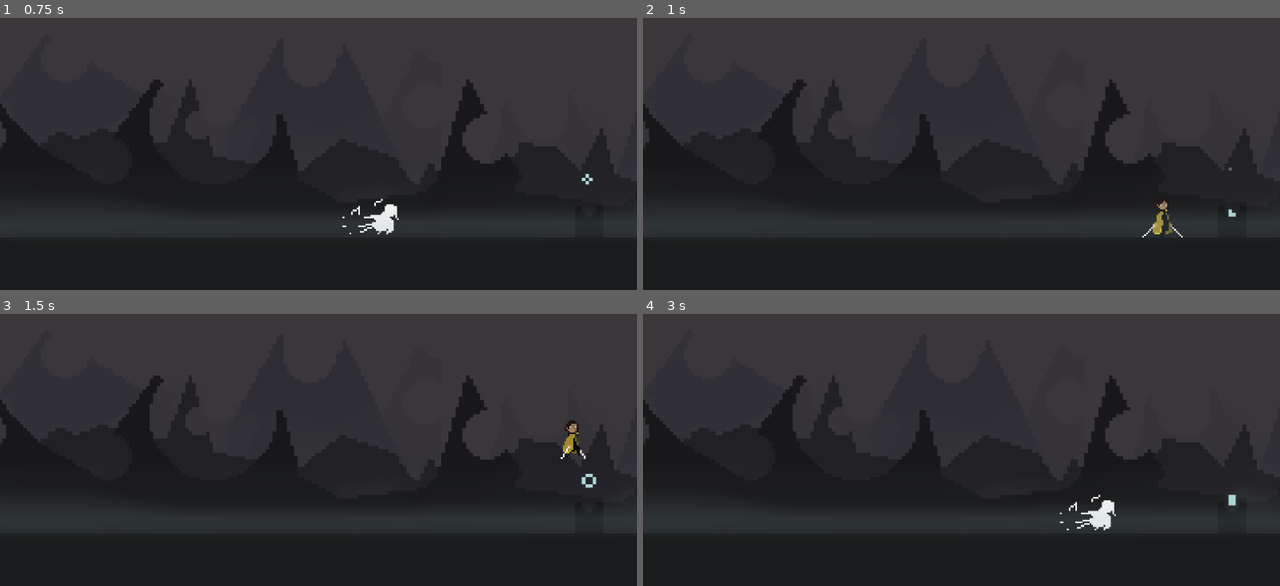
Above: before the commit, frames 1-4 (two rows, left to right).
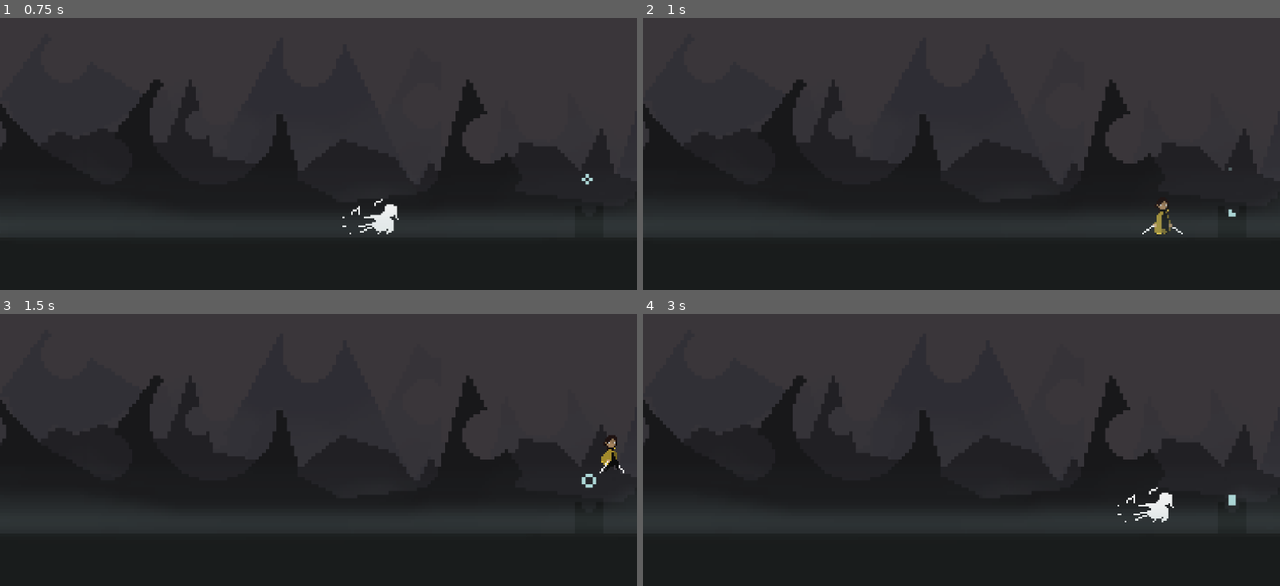
Above: after the commit, the same moments.

Repository: Dowsley/Dark
Game: Godot game, scene res://src/levels/PeaksOfLightning.tscn
Same seed, same stepped clock (60 frames per second), same inputs: the game is played once before the commit and once after it.
Inputs:
- Up to frame 1 (0.75 s): tap Enter at 0.5 s; hold Right (move_right) from 0.53 s (still down); hold X (run, bound only before the commit) from 0.53 s (still down); tap Shift (dash) at 0.6 s
- Up to frame 2 (1 s): keep holding Right (move_right); keep holding X (run, bound only before the commit); tap Up (jump) at 0.77 s
- Up to frame 3 (1.5 s): keep holding Right (move_right); tap Up (jump) at 1.07 s; release X (run, bound only before the commit) at 1.28 s; tap X (run, bound only before the commit) at 1.35 s
- Up to frame 4 (3 s): tap Up (jump) at 1.52, 1.55, 1.82, 2.1 s; release Right (move_right) at 2.03 s; hold Left (move_left) 2.03-2.78 s; tap Shift (dash) at 2.3, 2.85 s; hold Right (move_right) from 2.78 s (still down)

Frame 1 is identical in both runs. In frame 2, 0.1% of the frame differs, in the area x 78-85%, y 70-81%; in frame 3, 0.5%; in frame 4, 0.7%, in the area x 65-84%, y 63-80%.

Commit message:
Improve dash and Player FSM code

Diff:
--- a/project.godot
+++ b/project.godot
@@ -21,7 +21,6 @@
 
 [display]
 
-window/size/mode=2
 window/stretch/mode="viewport"
 
 [input]
@@ -41,11 +40,6 @@
 "events": [Object(InputEventKey,"resource_local_to_scene":false,"resource_name":"","device":-1,"window_id":0,"alt_press …(182 unchanged characters)…
 ]
 }
-run={
-"deadzone": 0.5,
-"events": [Object(InputEventKey,"resource_local_to_scene":false,"resource_name":"","device":-1,"window_id":0,"alt_pressed":false,"shift_pressed":false,"ctrl_pressed":false,"meta_pressed":false,"pressed":false,"keycode":0,"physical_keycode":88,"key_label":0,"unicode":120,"echo":false,"script":null)
-]
-}
 dash={
 "deadzone": 0.5,
 "events": [Object(InputEventKey,"resource_local_to_scene":false,"resource_name":"","device":-1,"window_id":0,"alt_press …(182 unchanged characters)…
--- a/src/entities/Player.gd
+++ b/src/entities/Player.gd
@@ -7,10 +7,9 @@
 	LEFT
 }
 
-@export var walk_speed := 20
-@export var run_speed := 50
+@export var walk_speed := 50
 @export var dash_speed := 200
-@export var jump_force := 80
+@export var jump_force := 70
 @export var gravity := 2.5
 @export_range(0.0, 1.0) var friction := 0.1
 @export_range(0.0 , 1.0) var acceleration := 0.25
--- a/src/entities/Player.tscn
+++ b/src/entities/Player.tscn
@@ -1,10 +1,9 @@
-[gd_scene load_steps=61 format=3 uid="uid://b5686bl0jqigf"]
+[gd_scene load_steps=60 format=3 uid="uid://b5686bl0jqigf"]
 
 [ext_resource type="Script" path="res://src/entities/Player.gd" id="1_2o48t"]
 [ext_resource type="Texture2D" uid="uid://cdhuh7c86q0bf" path="res://assets/The SwordMaster/Sword Master Sprite Sheet 90x37.png" id="2_1nu7f"]
 [ext_resource type="PackedScene" uid="uid://c3cs8ddklv1i2" path="res://src/entities/fsm/PlayerStateManager.tscn" id="3_h46af"]
 [ext_resource type="Script" path="res://src/entities/fsm/states/WalkState.gd" id="3_sp7vn"]
-[ext_resource type="Script" path="res://src/entities/fsm/states/RunState.gd" id="4_0rihi"]
 [ext_resource type="Script" path="res://src/entities/fsm/states/DashState.gd" id="5_wh1bf"]
 [ext_resource type="Script" path="res://src/entities/fsm/states/FallState.gd" id="6_0dldw"]
 [ext_resource type="Script" path="res://src/entities/fsm/states/JumpState.gd" id="7_wpo63"]
@@ -396,7 +395,7 @@
 "texture": SubResource("AtlasTexture_v8qta")
 }],
 "loop": true,
-"name": &"walk",
+"name": &"walk_slow",
 "speed": 10.0
 }]
 
@@ -412,7 +411,7 @@
 position = Vector2(9, -2)
 scale = Vector2(0.5, 0.5)
 sprite_frames = SubResource("SpriteFrames_wqxhw")
-animation = &"idle"
+animation = &"run"
 autoplay = "idle"
 
 [node name="PlayerStateManager" parent="." instance=ExtResource("3_h46af")]
@@ -425,18 +424,7 @@
 dash_node = NodePath("../DashState")
 idle_node = NodePath("../IdleState")
 walk_node = NodePath(".")
-run_node = NodePath("../RunState")
-animation_name = "walk"
-
-[node name="RunState" type="Node" parent="PlayerStateManager"]
-script = ExtResource("4_0rihi")
-jump_node = NodePath("../JumpState")
-fall_node = NodePath("../FallState")
-dash_node = NodePath("../DashState")
-idle_node = NodePath("../IdleState")
-walk_node = NodePath("../WalkState")
-run_node = NodePath(".")
-animation_name = "run"
+animation_name = "run_fast"
 
 [node name="DashState" type="Node" parent="PlayerStateManager"]
 script = ExtResource("5_wh1bf")
@@ -445,12 +433,11 @@
 dash_node = NodePath(".")
 idle_node = NodePath("../IdleState")
 walk_node = NodePath("../WalkState")
-run_node = NodePath("../RunState")
 animation_name = "dash"
 
 [node name="FallState" type="Node" parent="PlayerStateManager"]
 script = ExtResource("6_0dldw")
-run_node = NodePath("../RunState")
+dash_node = NodePath("../DashState")
 walk_node = NodePath("../WalkState")
 idle_node = NodePath("../IdleState")
 animation_name = "fall"
@@ -458,7 +445,7 @@
 [node name="JumpState" type="Node" parent="PlayerStateManager"]
 script = ExtResource("7_wpo63")
 fall_node = NodePath("../FallState")
-run_node = NodePath("../RunState")
+dash_node = NodePath("../DashState")
 walk_node = NodePath("../WalkState")
 idle_node = NodePath("../IdleState")
 animation_name = "jump"
@@ -468,6 +455,5 @@
 jump_node = NodePath("../JumpState")
 fall_node = NodePath("../FallState")
 walk_node = NodePath("../WalkState")
-run_node = NodePath("../RunState")
 dash_node = NodePath("../DashState")
 animation_name = "idle"
--- /dev/null
+++ b/src/entities/fsm/states/BaseMoveAirState.gd
@@ -0,0 +1,40 @@
+class_name BaseMoveAirState
+extends PlayerBaseState
+
+@export var dash_node: NodePath
+@export var walk_node: NodePath
+@export var idle_node: NodePath
+
+@onready var dash_state: BaseState = get_node(dash_node)
+@onready var walk_state: BaseState = get_node(walk_node)
+@onready var idle_state: BaseState = get_node(idle_node)
+
+func input(event: InputEvent) -> BaseState:
+	if Input.is_action_just_pressed("dash"):
+		return dash_state
+	return null
+
+func physics_process(delta: float) -> BaseState:
+	var motion := 0
+	if Input.is_action_pressed("move_left"):
+		motion = -1
+		player.set_sprite_dir(player.SPRITE_DIRS.LEFT)
+	elif Input.is_action_pressed("move_right"):
+		motion = 1
+		player.set_sprite_dir(player.SPRITE_DIRS.RIGHT)
+
+	player.velocity.y += player.gravity
+	player.velocity.x = lerp(
+		float(player.velocity.x),
+		float(motion * player.walk_speed),
+		float(player.acceleration if motion else player.friction)
+	)
+	player.move_and_slide()
+
+	if player.is_on_floor():
+		if motion != 0:
+			return walk_state
+		else:
+			return idle_state
+
+	return null
--- a/src/entities/fsm/states/BaseMoveState.gd
+++ b/src/entities/fsm/states/BaseMoveState.gd
@@ -6,14 +6,12 @@
 @export var dash_node: NodePath
 @export var idle_node: NodePath
 @export var walk_node: NodePath
-@export var run_node: NodePath
 
 @onready var jump_state: BaseState = get_node(jump_node)
 @onready var fall_state: BaseState = get_node(fall_node)
 @onready var idle_state: BaseState = get_node(idle_node)
 @onready var dash_state: BaseState = get_node(dash_node)
 @onready var walk_state: BaseState = get_node(walk_node)
-@onready var run_state: BaseState = get_node(run_node)
 
 func input(event: InputEvent) -> BaseState:
 	if Input.is_action_just_pressed("jump"):
@@ -25,25 +23,25 @@
 	return null
 
 func physics_process(delta: float) -> BaseState:
-	if !player.is_on_floor():
-		return fall_state
-
-	var move = get_movement_input()
-	if move < 0:
+	var motion := get_movement_input()
+	if motion < 0:
 		player.set_sprite_dir(player.SPRITE_DIRS.LEFT)
-	elif move > 0:
+	elif motion > 0:
 		player.set_sprite_dir(player.SPRITE_DIRS.RIGHT)
 
 	player.velocity.y += player.gravity
 	player.velocity.x = lerp(
 		float(player.velocity.x),
-		float(move * get_move_speed()),
-		float(player.acceleration if move else player.friction)
+		float(motion * get_move_speed()),
+		float(player.acceleration if motion else player.friction)
 	)
 	player.move_and_slide()
 
-	if move == 0:
+	if motion == 0:
 		return idle_state
+
+	if !player.is_on_floor():
+		return fall_state
 
 	return null
 
--- a/src/entities/fsm/states/DashState.gd
+++ b/src/entities/fsm/states/DashState.gd
@@ -24,6 +24,13 @@
 func get_movement_input() -> int:
 	return dash_direction
 
+func physics_process(delta: float) -> BaseState:
+	var new_state := super.physics_process(delta)
+	# Ignore fall state transition
+	if new_state and new_state != fall_state:
+		return new_state
+	return null
+
 # Track how long we've been dashing so we know when to exit
 func process(delta: float) -> BaseState:
 	current_dash_time -= delta
@@ -32,8 +39,6 @@
 		return null
 
 	if Input.is_action_pressed("move_left") or Input.is_action_pressed("move_right"):
-		if Input.is_action_pressed("run"):
-			return run_state
 		return walk_state
 	return idle_state
 
--- a/src/entities/fsm/states/FallState.gd
+++ b/src/entities/fsm/states/FallState.gd
@@ -1,12 +1,4 @@
-extends PlayerBaseState
-
-@export var run_node: NodePath
-@export var walk_node: NodePath
-@export var idle_node: NodePath
-
-@onready var run_state: BaseState = get_node(run_node)
-@onready var walk_state: BaseState = get_node(walk_node)
-@onready var idle_state: BaseState = get_node(idle_node)
+extends BaseMoveAirState
 
 func enter() -> void:
 	# We override any anim calls
@@ -14,21 +6,9 @@
 	pass
 
 func physics_process(delta: float) -> BaseState:
-	var motion := 0
-	if Input.is_action_pressed("move_left"):
-		motion = -1
-		player.set_sprite_dir(player.SPRITE_DIRS.LEFT)
-	elif Input.is_action_pressed("move_right"):
-		motion = 1
-		player.set_sprite_dir(player.SPRITE_DIRS.RIGHT)
-
-	player.velocity.y += player.gravity
-	#player.velocity.x = motion * player.walk_speed
-	player.velocity.x = lerp(
-		float(player.velocity.x),
-		float(motion * player.walk_speed),
-		float(player.acceleration if motion else player.friction))
-	player.move_and_slide()
+	var new_state := super.physics_process(delta)
+	if new_state:
+		return new_state
 
 	var exit_transition = Utils.is_number_in_range(
 		player.velocity.y,
@@ -38,9 +18,4 @@
 	if exit_transition:
 		player.animations.play("fall")
 
-	if player.is_on_floor():
-		if motion != 0:
-			return walk_state
-		else:
-			return idle_state
 	return null
--- a/src/entities/fsm/states/IdleState.gd
+++ b/src/entities/fsm/states/IdleState.gd
@@ -3,20 +3,16 @@
 @export var jump_node: NodePath
 @export var fall_node: NodePath
 @export var walk_node: NodePath
-@export var run_node: NodePath
 @export var dash_node: NodePath
 
 @onready var jump_state: BaseState = get_node(jump_node)
 @onready var fall_state: BaseState = get_node(fall_node)
 @onready var walk_state: BaseState = get_node(walk_node)
-@onready var run_state: BaseState = get_node(run_node)
 @onready var dash_state: BaseState = get_node(dash_node)
 
 
 func input(event: InputEvent) -> BaseState:
 	if Input.is_action_pressed("move_left") or Input.is_action_pressed("move_right"):
-		if Input.is_action_pressed("run"):
-			return run_state
 		return walk_state
 	elif Input.is_action_just_pressed("jump"):
 		return jump_state
--- a/src/entities/fsm/states/JumpState.gd
+++ b/src/entities/fsm/states/JumpState.gd
@@ -1,14 +1,8 @@
-extends PlayerBaseState
+extends BaseMoveAirState
 
 @export var fall_node: NodePath
-@export var run_node: NodePath
-@export var walk_node: NodePath
-@export var idle_node: NodePath
 
 @onready var fall_state: BaseState = get_node(fall_node)
-@onready var run_state: BaseState = get_node(run_node)
-@onready var walk_state: BaseState = get_node(walk_node)
-@onready var idle_state: BaseState = get_node(idle_node)
 
 func enter() -> void:
 	# This calls the base class enter function, which is necessary here
@@ -17,21 +11,9 @@
 	player.velocity.y = -player.jump_force
 
 func physics_process(delta: float) -> BaseState:
-	var motion := 0
-	if Input.is_action_pressed("move_left"):
-		motion = -1
-		player.set_sprite_dir(player.SPRITE_DIRS.LEFT)
-	elif Input.is_action_pressed("move_right"):
-		motion = 1
-		player.set_sprite_dir(player.SPRITE_DIRS.RIGHT)
-
-	player.velocity.y += player.gravity
-	player.velocity.x = lerp(
-		float(player.velocity.x),
-		float(motion * player.walk_speed),
-		float(player.acceleration if motion else player.friction)
-	)
-	player.move_and_slide()
+	var new_state := super.physics_process(delta)
+	if new_state:
+		return new_state
 
 	var enter_transition = Utils.is_number_in_range(
 		player.velocity.y,
@@ -44,9 +26,4 @@
 	if player.velocity.y > 0:
 		return fall_state
 
-	if player.is_on_floor():
-		if motion != 0:
-			return walk_state
-		else:
-			return idle_state
 	return null
--- a/src/entities/fsm/states/RunState.gd
+++ /dev/null
@@ -1,16 +0,0 @@
-extends BaseMoveState
-
-func get_move_speed() -> int:
-	return player.run_speed
-
-func input(event: InputEvent) -> BaseState:
-	# First run parent code and make sure we don't need to exit early
-	# based on its logic
-	var new_state = super.input(event)
-	if new_state:
-		return new_state
-
-	if Input.is_action_just_released("run"):
-		return walk_state
-
-	return null
--- a/src/entities/fsm/states/WalkState.gd
+++ b/src/entities/fsm/states/WalkState.gd
@@ -10,7 +10,7 @@
 	if new_state:
 		return new_state
 
-	if Input.is_action_just_pressed("run"):
-		return run_state
+	if Input.is_action_just_pressed("dash"):
+		return dash_state
 
 	return null
Not shown, changed: README.md
